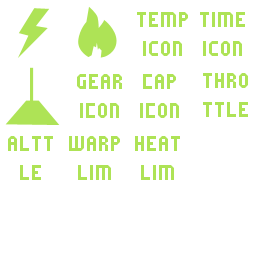
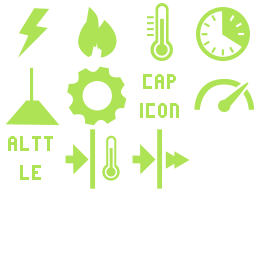
Layered file, before and after one edit (256px x 256px). Changes by layer:
removed layer "GEAR ICON" over [77, 74, 122, 118]
removed layer "timE IcoN" over [200, 12, 245, 56]
removed layer "temp icon" over [137, 12, 188, 56]
hid "heat Lim" over [135, 136, 180, 180]
hid "warp lim" over [69, 136, 120, 180]
removed layer "THROTTLE" over [203, 73, 248, 117]
added layer "Shape 2 copy" above "Shape 2" over [132, 129, 190, 189]
added layer "Shape 2" above "Throttle" over [65, 129, 120, 189]
added layer "Throttle" above "GEAR" over [194, 78, 255, 112]
added layer "GEAR" above "Shape 1 copy 2" over [67, 66, 127, 126]
added layer "timer" above "thermometer" over [196, 7, 250, 61]
added layer "thermometer" above "notch" over [147, 3, 173, 61]
painted on "notch", masked it over [5, 100, 60, 126]
painted on "bolt" (2nd of 2), masked it over [19, 8, 49, 47]
painted on "heat", masked it over [78, 11, 117, 57]
